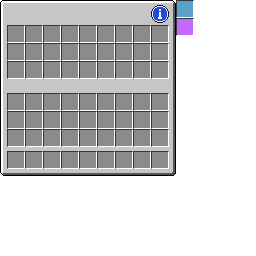
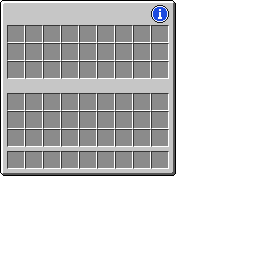
Layer changes from the first w=256, h=256 image to the second:
painted on "Slots" over [176, 0, 194, 36]
